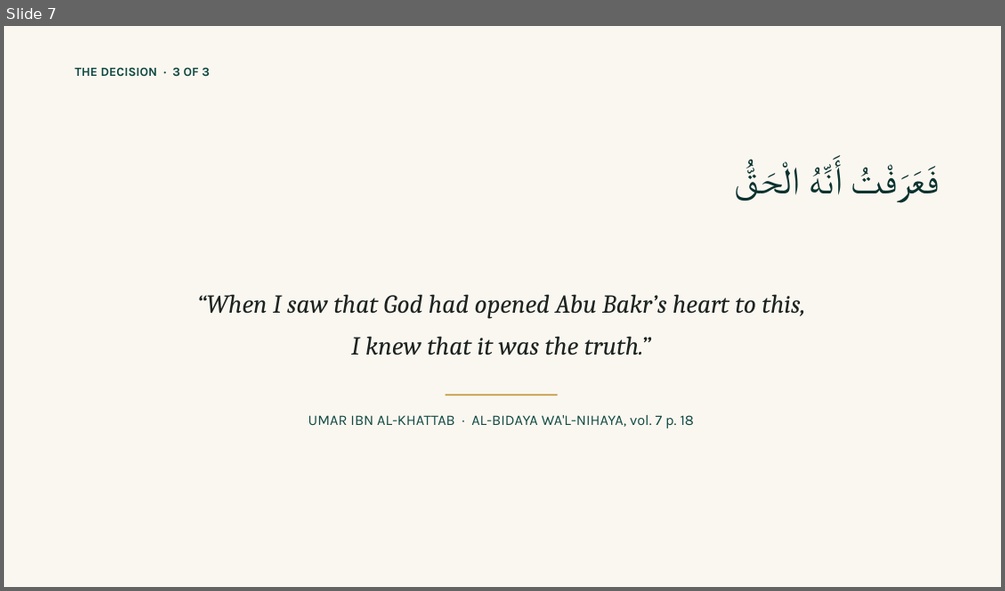
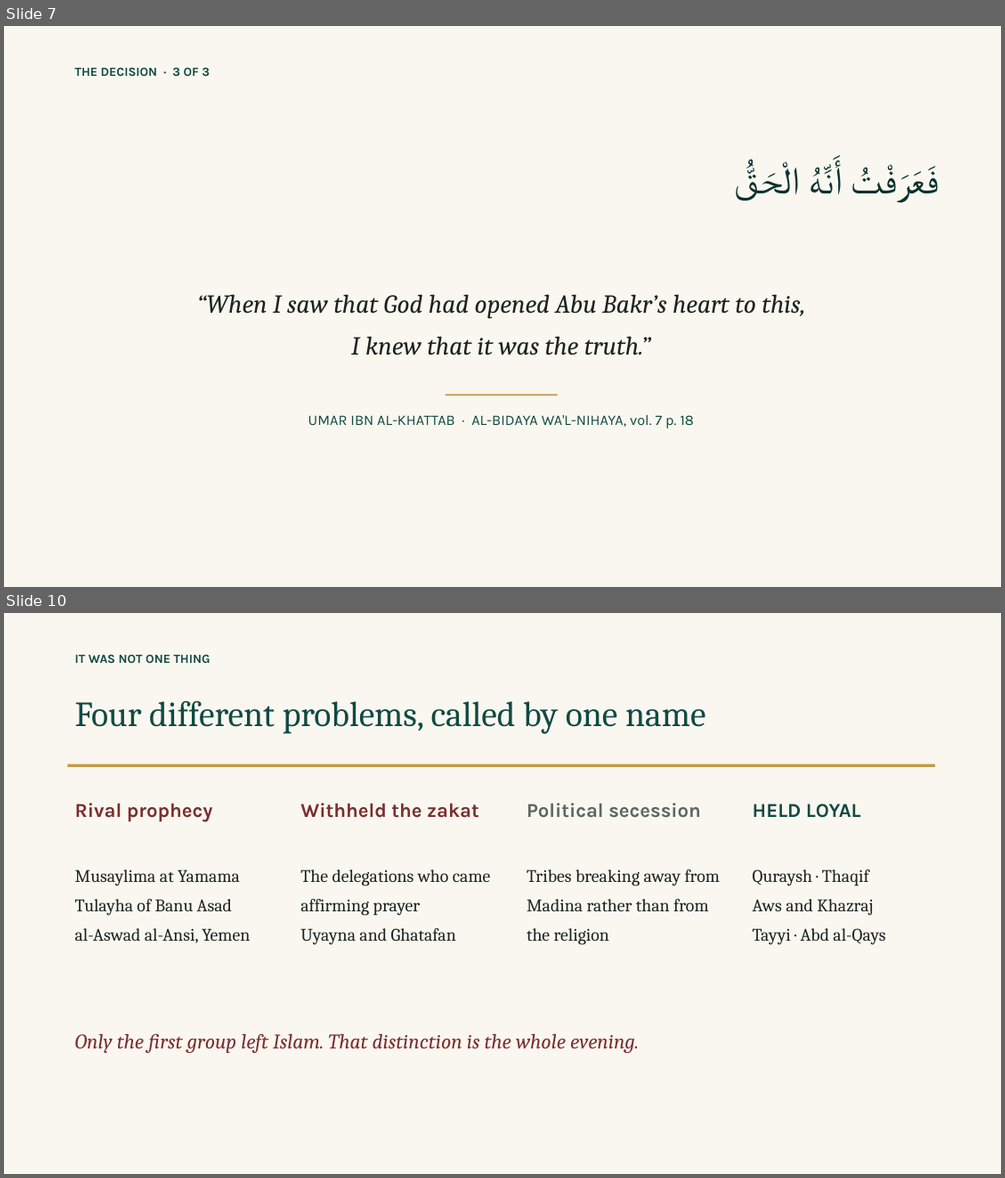
Before and after one commit to daniyalyasin93/2026SeptemberIslamicHistoryClass, a slide deck: L02_baarah_saal/L02.pptx. Shown one above the other, each under a label of ours: slide 7 before the commit, slides 7 and 10 after it; the slides between them are not shown. The pictures are 1005x591 and 1005x1178 pixels, drawn with LibreOffice and Linux fonts; fonts in the diff are those of the drawing. Boxes give left, top, right and bottom in pixels: in the first picture for what was removed or moved away, otherwise in the second. Text is boxed around its words. In the diff, an @@ line names an element or a change of style, - is before the commit and + after.

```diff
--- a/L02_baarah_saal/L02.pptx
+++ b/L02_baarah_saal/L02.pptx
@@ slide 10 added at (4,613,1001,1174), background #FFFFFF @@
@@ rectangle added at (4,613,1001,1174), fill #FAF7F0 @@
@@ text added at (75,654,210,663), 12 pt, text #104A43, bold @@
+IT WAS NOT ONE THING
@@ text added at (75,701,705,734), 34 pt, text #104A43 @@
+Four different problems, called by one name
@@ rectangle added at (67,764,935,767), fill #C49A45 @@
@@ text added at (75,803,213,822), 19 pt, text #7A2E2E, bold @@
+Rival prophecy
@@ text added at (300,803,479,818), 19 pt, text #7A2E2E, bold @@
+Withheld the zakat
@@ text added at (526,803,701,818), 19 pt, text #5A6862, bold @@
+Political secession
@@ text added at (752,803,861,818), 19 pt, text #104A43, bold @@
+HELD LOYAL
@@ text added at (75,869,250,943), 17 pt, text #1C2321 @@
+Musaylima at Yamama
+Tulayha of Banu Asad
+al-Aswad al-Ansi, Yemen
@@ text added at (300,869,491,945), 17 pt, text #1C2321 @@
+The delegations who came
+affirming prayer
+Uyayna and Ghatafan
@@ text added at (526,869,720,945), 17 pt, text #1C2321 @@
+Tribes breaking away from
+Madina rather than from
+the religion
@@ text added at (752,869,885,945), 17 pt, text #1C2321 @@
+Quraysh · Thaqif
+Aws and Khazraj
+Tayyi · Abd al-Qays
@@ text added at (75,1033,639,1053), 20 pt, text #7A2E2E, italic @@
+Only the first group left Islam. That distinction is the whole evening.
```
Also in this commit, not shown: 1 slide changed, 3 other slides added, 9 other files.
